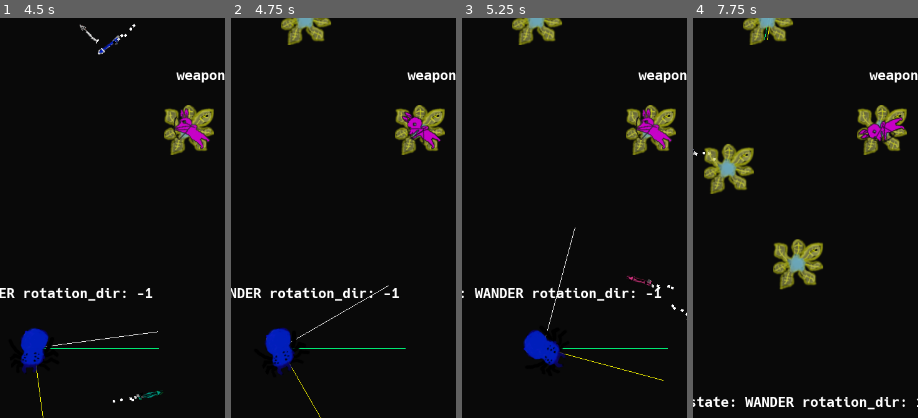
Above: before the commit, frames 1-4 (left to right).
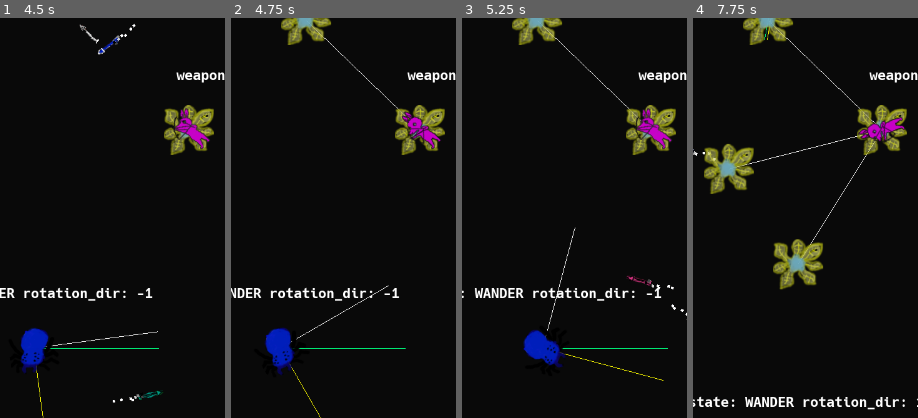
Above: after the commit, the same moments.

Repository: algch/BounceBunny
Game: Godot game, scene res://main.tscn
Two runs of this game, one before a commit and one after it. Both use one fixed random seed, a clock stepped at 60 frames per second and the inputs below.
Inputs (mouse positions are % of the whole screen's width and height, from its top left):
- Up to frame 1 (4.5 s): move the mouse to (45, 70) at 0.52 s; press the mouse at (45, 70) at 0.53 s; hold Up (ui_up) 0.53-2.03 s; move the mouse to (80, 65) at 1.27 s; release the mouse at (80, 65) at 1.28 s; click (80, 65) at 1.35 s; move the mouse to (20, 35) at 2.02 s; press the mouse at (20, 35) at 2.03 s; hold Left (ui_left) 2.03-3.53 s; move the mouse to (55, 50) at 2.77 s; release the mouse at (55, 50) at 2.78 s; click (55, 50) at 2.85 s; move the mouse to (35, 25) at 3.52 s; press the mouse at (35, 25) at 3.53 s; hold Down (ui_down) 3.53-4.28 s; move the mouse to (72, 45) at 4.27 s; release the mouse at (72, 45) at 4.28 s; hold Right (ui_right) from 4.28 s (still down); click (72, 45) at 4.35 s
- Up to frame 2 (4.75 s): keep holding Right (ui_right)
- Up to frame 3 (5.25 s): move the mouse to (30, 55) at 5.02 s; release Right (ui_right) at 5.03 s; press the mouse at (30, 55) at 5.03 s; hold Up (ui_up) from 5.03 s (still down)
- Up to frame 4 (7.75 s): move the mouse to (60, 28) at 5.77 s; release Up (ui_up) at 5.78 s; release the mouse at (60, 28) at 5.78 s; hold Right (ui_right) from 5.78 s (still down); click (60, 28) at 5.85 s; move the mouse to (45, 70) at 6.52 s; press the mouse at (45, 70) at 6.53 s; move the mouse to (80, 65) at 7.27 s; release the mouse at (80, 65) at 7.28 s; click (80, 65) at 7.35 s
The pictures show only the part of the screen within x 8-58%, y 36-86%; the shares and areas given below are measured in that part.

Frame 1 is identical in both runs. In frame 2, 0.1% of the frame differs, in the area x 36-78%, y 2-25%; in frame 3, 0.1%; in frame 4, 0.4%, in the area x 19-82%, y 2-60%.

Commit message:
issue with plant ramification (tree structure needs to be fixed)

Diff:
--- a/engine/main.gd
+++ b/engine/main.gd
@@ -22,6 +22,7 @@
 var total_plants = 0
 
 func gameOver():
+	print('game over')
 	GAME_OVER = true
 	player.queue_free()
 
--- a/plants/plant.gd
+++ b/plants/plant.gd
@@ -88,6 +88,13 @@
 		return
 	player.setCurrentPlant(self)
 
+func _draw():
+	for id in child_plants:
+		draw_line(Vector2(0, 0), child_plants[id].position - position, Color(1, 1, 1))
+
+func _process(delta):
+	update()
+
 func _ready():
 	default_font.font_data = load('res://fonts/default-font.ttf')
 	default_font.size = 22
--- a/player/player.gd
+++ b/player/player.gd
@@ -140,10 +140,11 @@
 			$animation.play('summon_1')
 
 func setCurrentPlant(plant):
-	if not plant.is_queued_for_deletion() or not plant.is_valid():
+	if plant.is_queued_for_deletion() or not is_instance_valid(plant):
 		main.gameOver()
 	position = plant.position
 	current_plant = plant
+	print('current plant ', current_plant)
 
 func getWeaponString():
 	match current_weapon:
